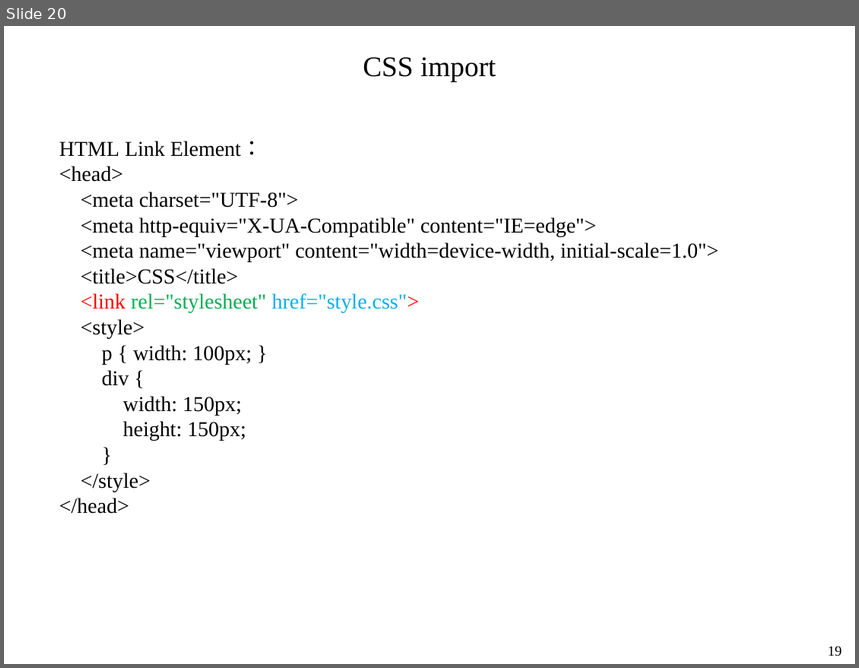
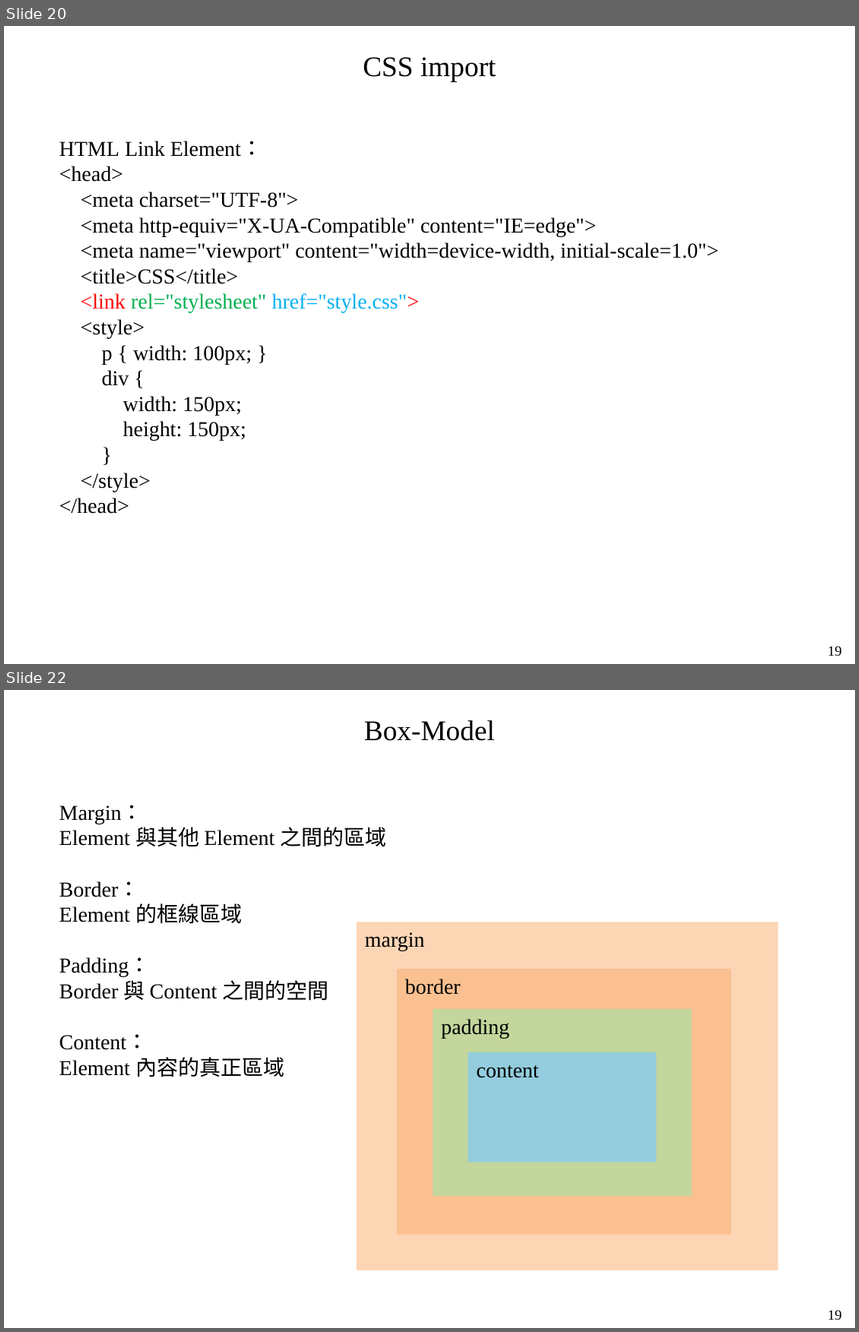
Before and after one commit to mar120434/2021_web_tutor, a slide deck: 靜態網頁.pptx. Shown one above the other, each under a label of ours: slide 20 before the commit, slides 20 and 22 after it; the slides between them are not shown. The pictures are 859x668 and 859x1332 pixels, drawn with LibreOffice and Linux fonts; fonts in the diff are those of the drawing. Boxes give left, top, right and bottom in pixels: in the first picture for what was removed or moved away, otherwise in the second. Text is boxed around its words. In the diff, an @@ line names an element or a change of style, - is before the commit and + after.

```diff
--- a/靜態網頁.pptx
+++ b/靜態網頁.pptx
@@ slide 22 added at [4, 690, 855, 1328], background #FFFFFF @@
@@ text added at [364, 720, 495, 741], 24 pt, text #000000 @@
+Box-Model
@@ text added at [59, 805, 387, 1078], 18 pt, text #000000 @@
+Margin：
+Element 與其他 Element 之間的區域
+Border：
+Element 的框線區域
+Padding：
+Border 與 Content 之間的空間
+Content：
+Element 內容的真正區域
@@ rectangle added at [357, 923, 778, 1271], fill #FCD5B5, 18 pt, text #000000 @@
+margin
@@ rectangle added at [396, 969, 731, 1235], fill #FAC090, 18 pt, text #000000 @@
+border
@@ rectangle added at [433, 1009, 692, 1196], fill #C3D69B, 18 pt, text #000000 @@
+padding
@@ rectangle added at [468, 1053, 656, 1163], fill #93CDDD, 18 pt, text #000000 @@
+content
@@ text added at [828, 1310, 842, 1321], 12 pt, text #000000 @@
+19
```
Also in this commit, not shown: 3 slides changed, 1 other file.
